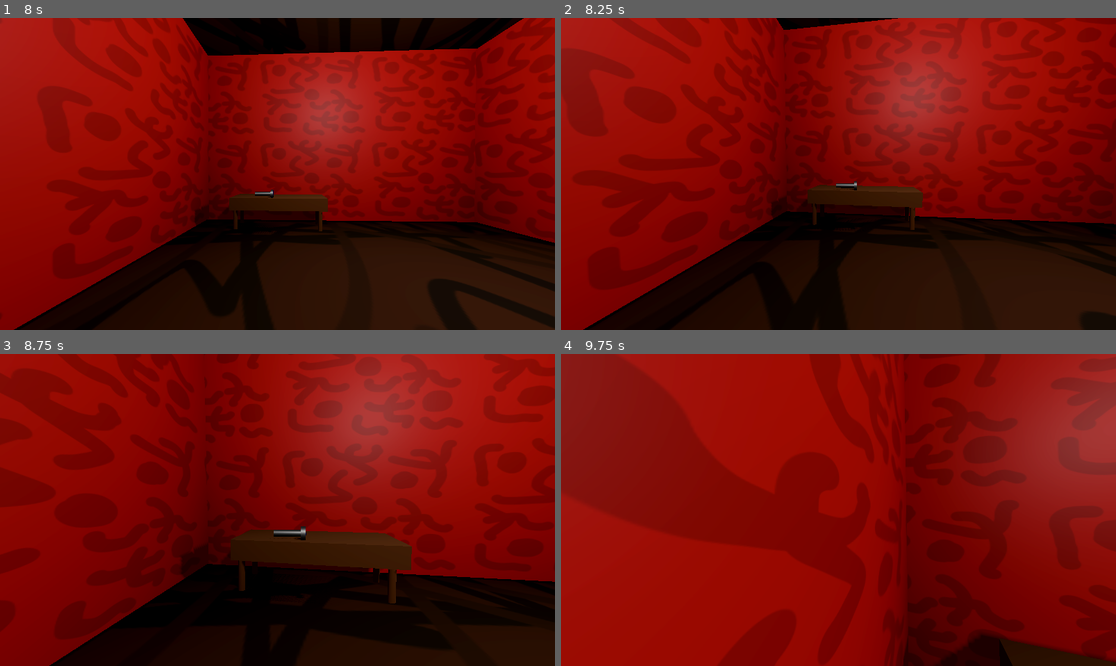
Above: before the commit, frames 1-4 (two rows, left to right).
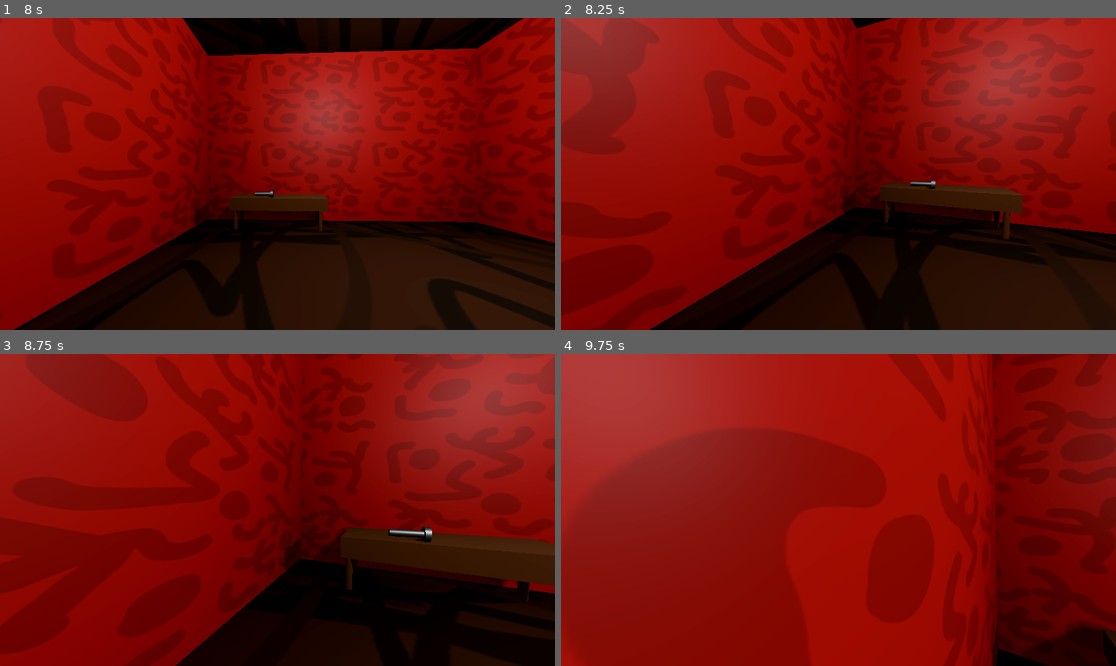
Above: after the commit, the same moments.

Repository: christiannoll/Basic3DGame
Game: Godot game, scene res://Scenes/level.tscn
The game is run twice, just before and just after one commit, with the same random seed, the same clock (stepped at 60 frames per second) and the same inputs.
Inputs (mouse positions are in pixels of both pictures, inside the frame that each line leads up to):
- Up to frame 1 (8 s): move the mouse to (305, 174) at 0.52 s; hold W (forward) 0.53-5.78 s; tap F (flashlight) every 2.25 s from 0.6 to 7.35 s; tap Space (jump) at 0.77, 1.52, 3.02, 3.77, 4.52, 6.02, 6.77, 7.52 s; move the mouse to (249, 174) at 1.27 s; tap E (interact) at 1.35, 3.6, 5.85 s; move the mouse to (288, 167) at 2.02 s; tap Shift (sprint) at 2.1, 4.35, 6.6 s; move the mouse to (271, 180) at 2.77 s; move the mouse to (316, 177) at 3.52 s; move the mouse to (233, 170) at 4.27 s; move the mouse to (283, 174) at 5.02 s; move the mouse to (255, 167) at 5.77 s; hold D (right) 5.78-6.53 s; move the mouse to (305, 174) at 6.52 s; hold W (forward) from 6.53 s (still down); move the mouse to (249, 174) at 7.27 s
- Up to frame 2 (8.25 s): keep holding W (forward); move the mouse to (849, 167) at 8.02 s; tap E (interact) at 8.1 s
- Up to frame 3 (8.75 s): keep holding W (forward)
- Up to frame 4 (9.75 s): move the mouse to (832, 516) at 8.77 s; release W (forward) at 8.78 s; hold A (left) 8.78-9.53 s; tap Shift (sprint) at 8.85 s; tap Space (jump) at 9.02 s; move the mouse to (877, 513) at 9.52 s; hold W (forward) from 9.53 s (still down); tap F (flashlight) at 9.6 s

Frame 1 is identical in both runs. In frame 2, 48% of the frame differs, in the area x 0-100%, y 0-100%; in frame 3, 48%; in frame 4, 48%.

Commit message:
Fix camera control during beginning cutscene

Diff:
--- a/Scripts/beginning_cutscene.gd
+++ b/Scripts/beginning_cutscene.gd
@@ -8,5 +8,6 @@
 	await get_tree().create_timer(8.0, false).timeout
 	get_node("/root/" + get_tree().current_scene.name + "/Player").movable = true
 	get_node("/root/" + get_tree().current_scene.name + "/Player/head/Camera3D").current = true
+	get_node("/root/" + get_tree().current_scene.name + "/Player/head/").movable = true
 	$cutscene_cam.current = false
 	queue_free()
--- a/Scripts/camera.gd
+++ b/Scripts/camera.gd
@@ -1,6 +1,7 @@
 extends Node3D
 
 var sens = 0.005
+var movable = false
 
 func _ready():
 	Input.set_mouse_mode(Input.MOUSE_MODE_CAPTURED)
@@ -8,7 +9,7 @@
 func _input(event: InputEvent) -> void:
 	if event.is_action_pressed("ui_cancel"):
 		get_tree().quit()
-	if event is InputEventMouseMotion:
+	if event is InputEventMouseMotion && movable == true:
 		get_parent().rotate_y(event.relative.x * sens)
 		rotate_x(event.relative.y * sens)
 		rotation.x = clamp(rotation.x, deg_to_rad(-90), deg_to_rad(90))
